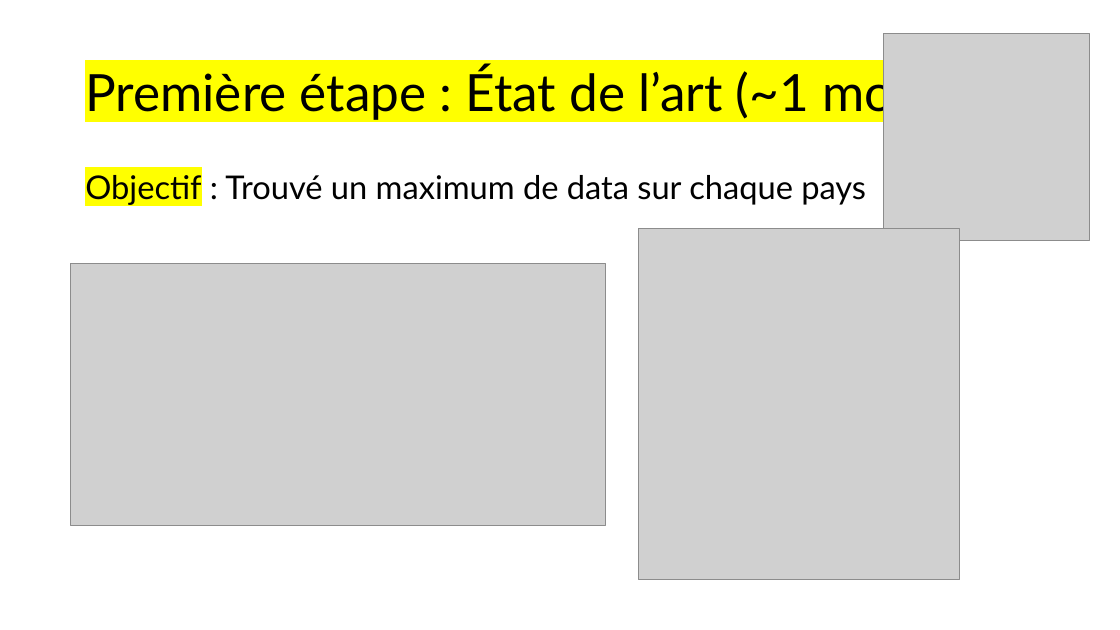
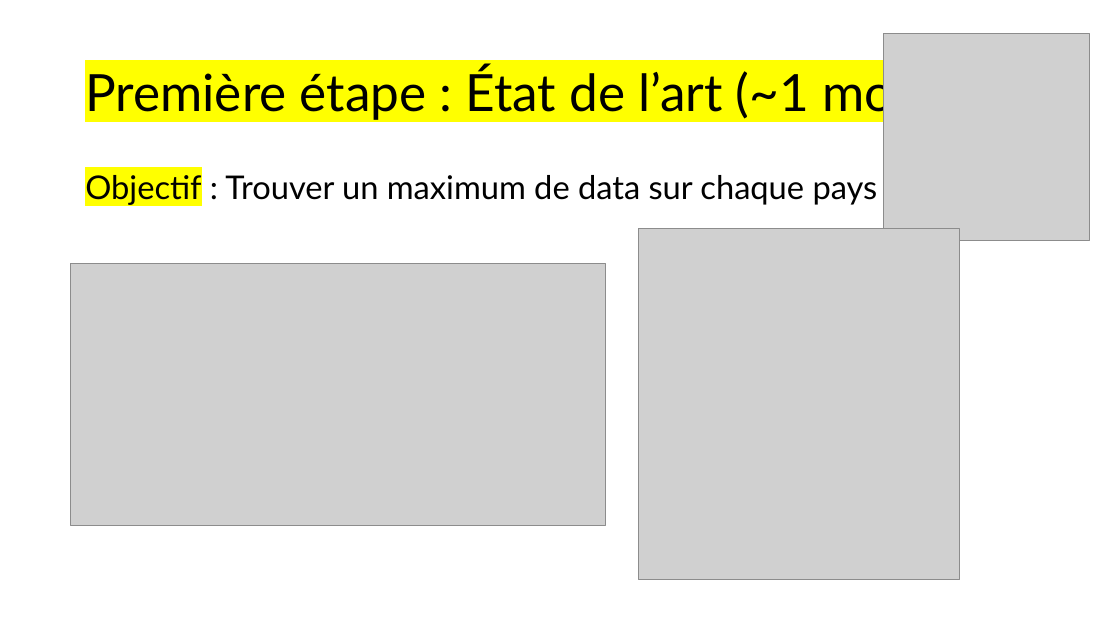
Before and after one commit to maxime-sfn/paleoclimat, a slide deck: slide 10 of PALEOCLIMATOLOGIE_presentation_DU_PROEJET.pptx. Drawn at 1120x630 pixels with LibreOffice and Linux fonts; fonts in the diff are those of the drawing; grey boxes stand for pictures. Boxes give left, top, right and bottom in pixels: in the first picture for what was removed or moved away, otherwise in the second. Text is boxed around its words. In the diff, an @@ line names an element or a change of style, - is before the commit and + after.

```diff
--- a/PALEOCLIMATOLOGIE_presentation_DU_PROEJET.pptx
+++ b/PALEOCLIMATOLOGIE_presentation_DU_PROEJET.pptx
@@ text at (85, 175, 878, 205): text changed @@
-Objectif : Trouvé un maximum de data sur chaque pays
+Objectif : Trouver un maximum de data sur chaque pays
```
Also in this commit, not shown: 17 other slides changed.
